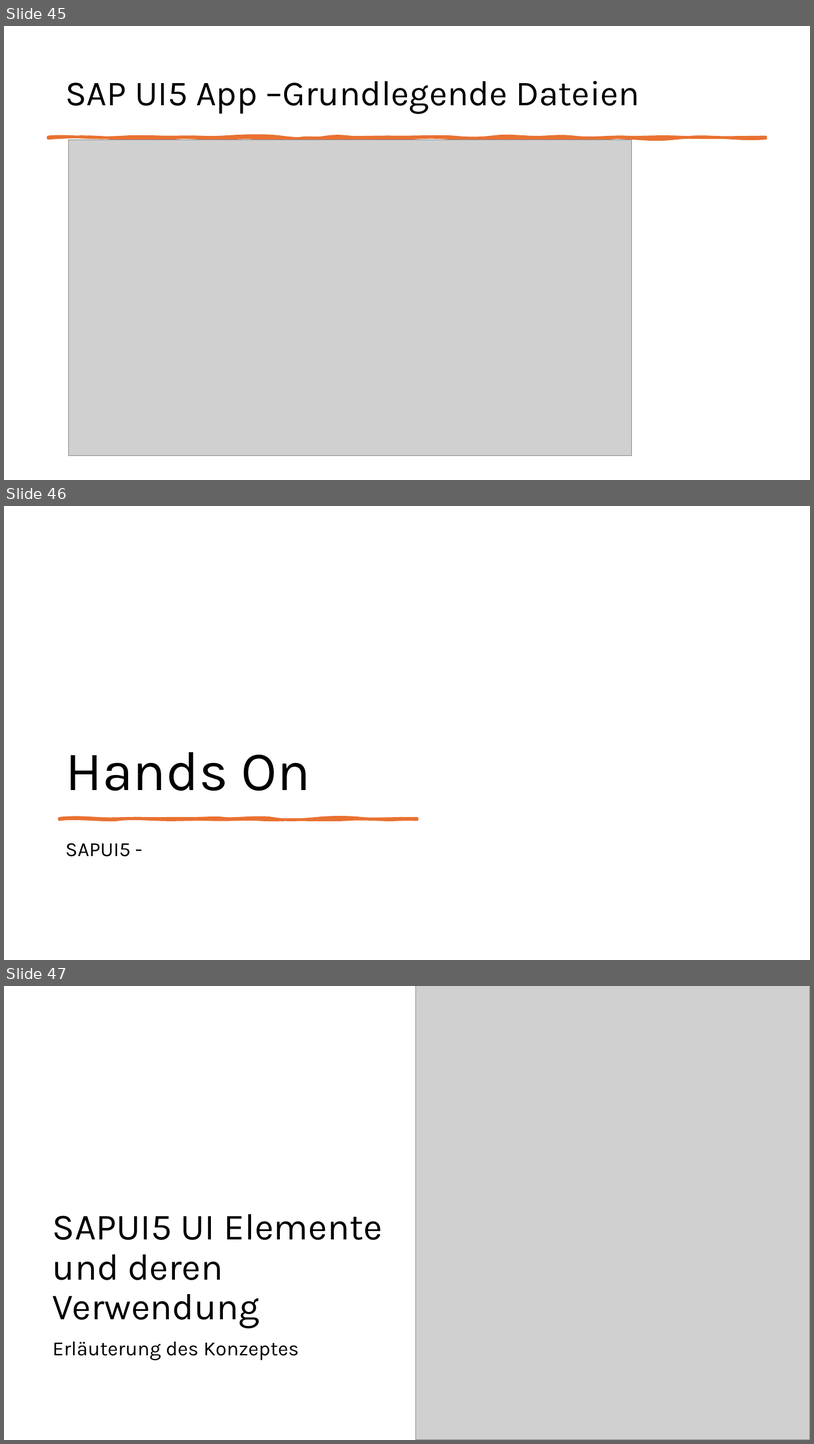
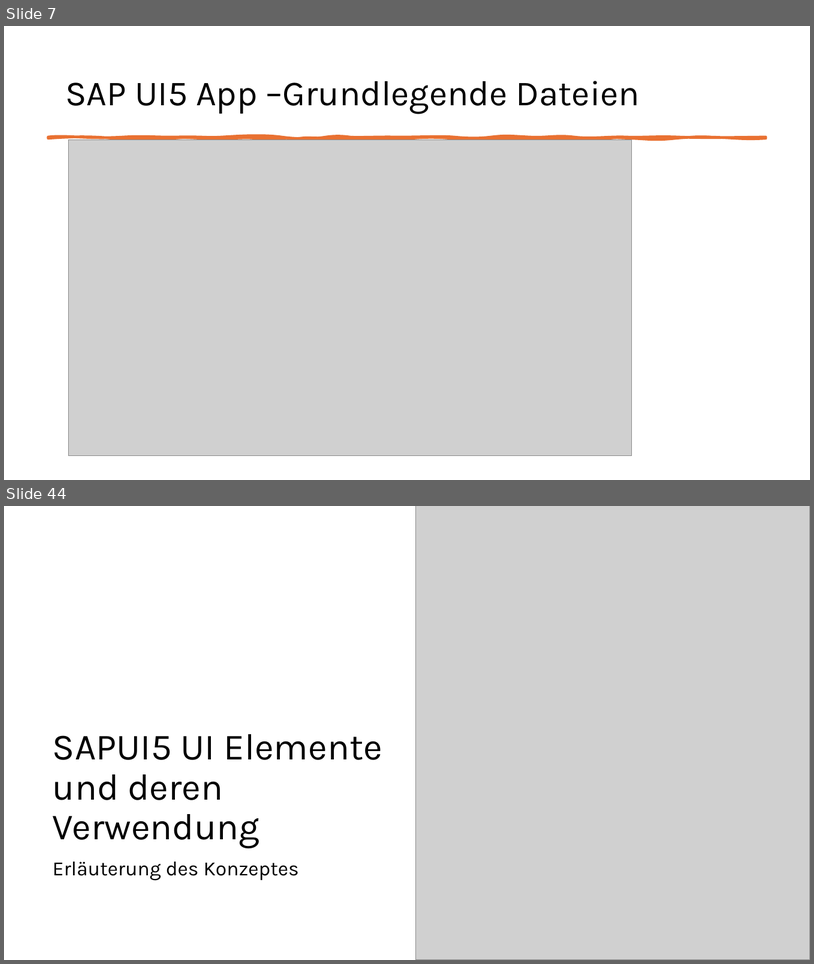
Before and after one commit to MatLange/Schulung-SAPUI5-und-Fiori, a slide deck: Präsentationsfolien/Tag02_SAPUI5-Fiori_DE.pptx. Shown one above the other, each under a label of ours: slides 45, 46 and 47 before the commit, slides 7 and 44 after it; the slides between them are not shown. The pictures are 814x1444 and 814x964 pixels, drawn with LibreOffice and Linux fonts; fonts in the diff are those of the drawing; grey boxes stand for pictures. Boxes give left, top, right and bottom in pixels: in the first picture for what was removed or moved away, otherwise in the second. Text is boxed around its words. In the diff, an @@ line names an element or a change of style, - is before the commit and + after.

```diff
--- a/Präsentationsfolien/Tag02_SAPUI5-Fiori_DE.pptx
+++ b/Präsentationsfolien/Tag02_SAPUI5-Fiori_DE.pptx
@@ slide 46 removed at (x1=4, y1=506, x2=810, y2=960), background #FFFFFF @@
@@ title removed at (x1=65, y1=752, x2=311, y2=790) @@
-Hands On
@@ freeform shape removed at (x1=60, y1=818, x2=418, y2=819) @@
@@ text removed at (x1=65, y1=843, x2=131, y2=856) @@
-SAPUI5 -
@@ what was slide 45 is now slide 7 @@
@@ what was slide 47 is now slide 44 @@
```
Also in this commit, not shown: 4 slides changed, 1 slide added, 3 other slides removed.
